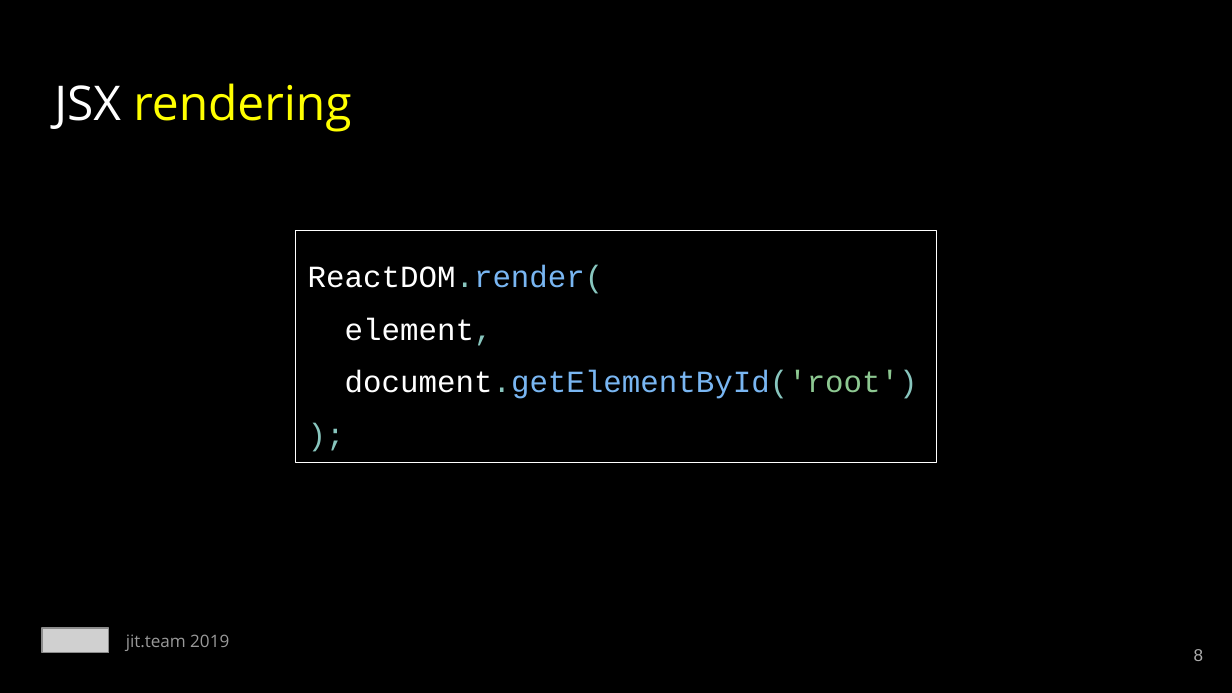
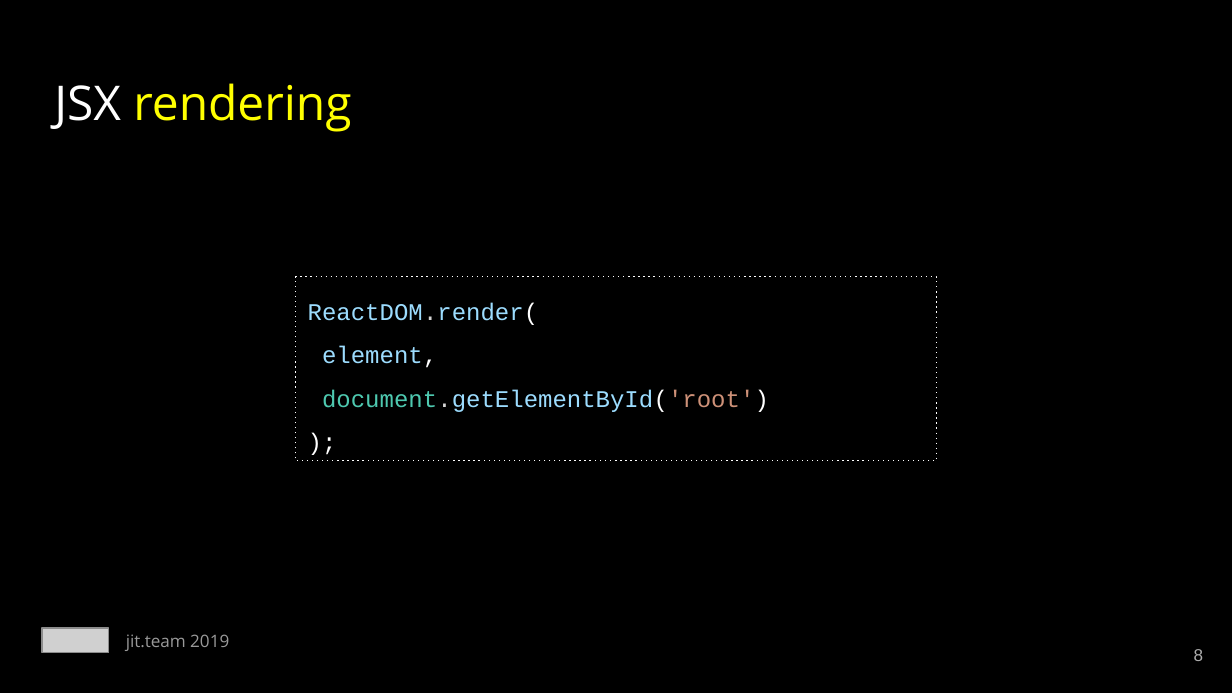
Before and after one commit to mackankowski/frontend-bootcamp, a slide deck: slide 8 of slides/react/React.js - training.pptx. Drawn at 1232x693 pixels with LibreOffice and Linux fonts; fonts in the diff are those of the drawing; grey boxes stand for pictures. Boxes give left, top, right and bottom in pixels: in the first picture for what was removed or moved away, otherwise in the second. Text is boxed around its words. In the diff, an @@ line names an element or a change of style, - is before the commit and + after.

```diff
--- a/slides/react/React.js - training.pptx
+++ b/slides/react/React.js - training.pptx
@@ rectangle "ReactDOM.render(" resized from (x1=296, y1=230, x2=936, y2=463) to (x1=296, y1=277, x2=936, y2=461) @@
@@ rectangle "ReactDOM.render(" at (x1=296, y1=277, x2=936, y2=461): outline #FFFFFF 0.75 pt to #FFFFFF 0.75 pt dashed @@
@@ text in rectangle at (x1=308, y1=303, x2=769, y2=412): text changed; size 18 to 14 pt; text colour #FFFFFF to #9CDCFE @@
-ReactDOM.render(
-element,
-document.getElementById('root')
-);
+ReactDOM.render(
+element,
+document.getElementById('root')
+);
```
Also in this commit, not shown: 22 other slides changed, 1 other file.
